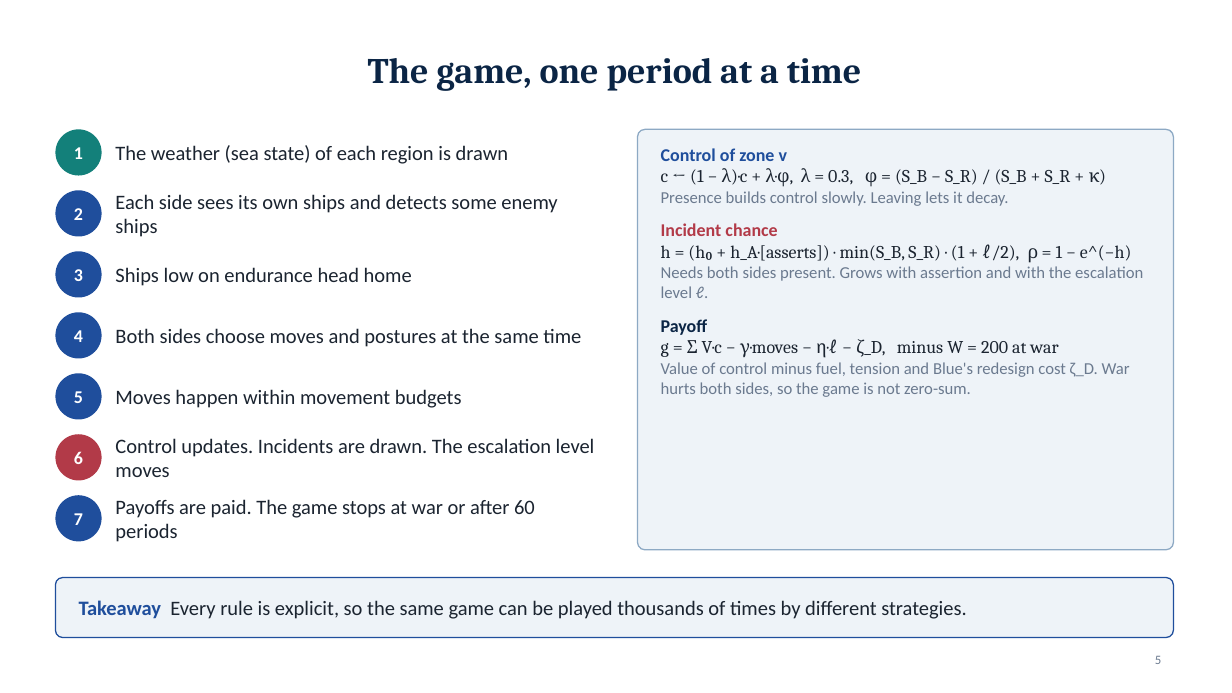
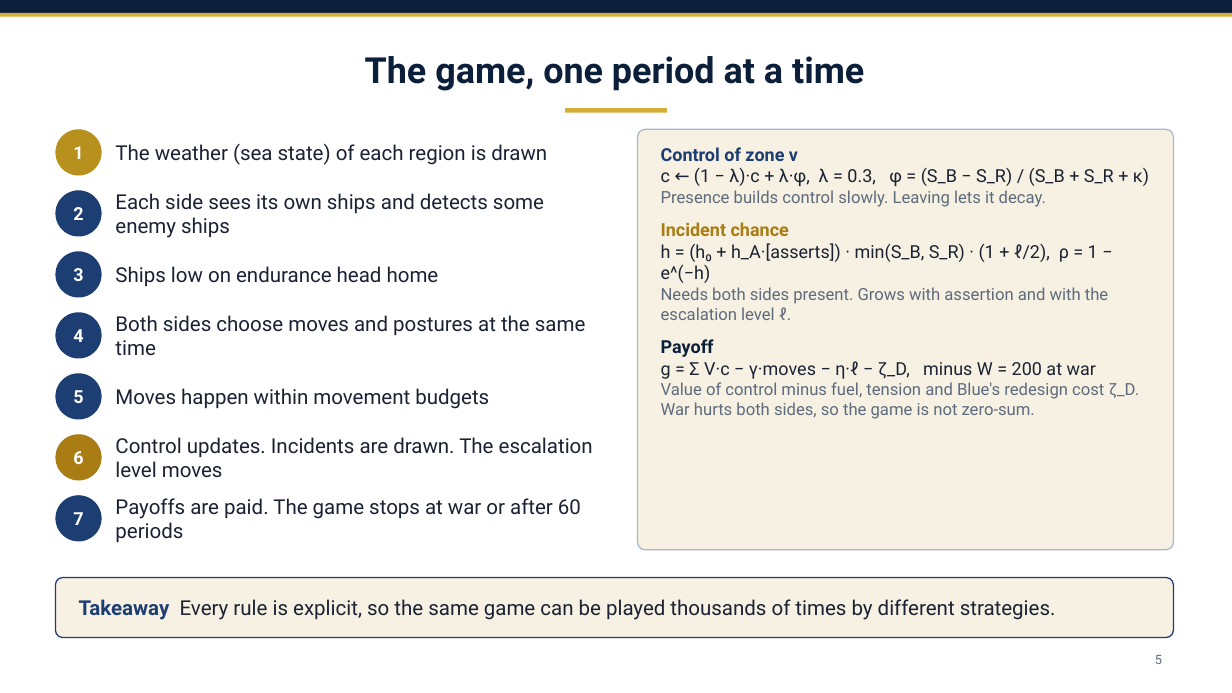
Before and after one commit to draggin-anchor/6.S974-Wargaming-Term-Project, a slide deck: slide 5 of deliverables/02-workshop1-slides.pptx. Drawn at 1232x693 pixels with LibreOffice and Linux fonts; fonts in the diff are those of the drawing. Boxes give left, top, right and bottom in pixels: in the first picture for what was removed or moved away, otherwise in the second. Text is boxed around its words. In the diff, an @@ line names an element or a change of style, - is before the commit and + after.

Commit message:
Workshop 1 slides: navy and gold theme, Franklin Gothic, destroyer title photo
Title photo is USS Kidd (DDG 100) underway in the Pacific, U.S. Navy photo 110518-N-OI955-090 (public domain).

```diff
--- a/deliverables/02-workshop1-slides.pptx
+++ b/deliverables/02-workshop1-slides.pptx
@@ rectangle added at box(0, 0, 1232, 13), fill #0B1F3A @@
@@ rectangle added at box(0, 13, 1232, 17), fill #D4AF37 @@
@@ title "The game, one period at ..." at box(365, 56, 864, 91): font Cambria to Roboto, text colour #0B2545 to #0B1F3A @@
@@ rectangle added at box(566, 108, 667, 113), fill #D4AF37 @@
@@ ellipse at box(55, 129, 102, 176): fill #13807A to #B8901E @@
@@ rounded rectangle at box(638, 129, 1174, 550): fill #EEF3F8 to #F6F1E2; outline #8DA9C4 1 pt to #A9B8CC 1 pt @@
@@ text "Control of zone v" at box(661, 147, 1149, 419): font Calibri to Roboto in "Control of zone v", "Presence builds control slowly. Leaving lets it ...", "Incident chance", "Needs both sides present. Grows with assertion ..." and 2 more places; text colour #1F4E9C to #1D3E72 in "Control of zone v"; font Cambria to Roboto, text colour #1B2430 to #1A2233 in "c ← (1 − λ)·c + λ·φ, ...", "h = (h₀ + h_A·[asserts]) · min(S_B, ...", "g = Σ V·c − γ·moves − ..."; text colour #6B7A8F to #5E6B7D in "Presence builds control slowly. Leaving lets it ...", "Needs both sides present. Grows with assertion ...", "Value of control minus fuel, tension and ..."; text colour #B23A48 to #A97C14 in "Incident chance"; text colour #0B2545 to #0B1F3A in "Payoff" @@
@@ ellipse at box(55, 434, 102, 481): fill #B23A48 to #A97C14 @@
@@ font Calibri to Roboto in 7 elements at box(73, 146, 83, 159), box(73, 207, 83, 220), box(73, 268, 83, 281), box(73, 329, 83, 342), box(73, 390, 83, 403), box(73, 451, 83, 464), box(73, 512, 83, 525) @@
@@ fill #1F4E9C to #1D3E72 in 5 elements at box(55, 190, 102, 237), box(55, 251, 102, 298), box(55, 312, 102, 359), box(55, 373, 102, 420), box(55, 495, 102, 542) @@
@@ font Calibri to Roboto, text colour #1B2430 to #1A2233 in 7 elements at box(115, 144, 547, 165), box(115, 193, 544, 238), box(115, 266, 439, 286), box(115, 315, 585, 355), box(115, 388, 489, 409), box(115, 437, 593, 478), box(115, 498, 581, 542) @@
@@ rounded rectangle at box(55, 578, 1174, 638): fill #EEF3F8 to #F6F1E2; outline #1F4E9C 1 pt to #1D3E72 1 pt @@
@@ text "Takeaway Every rule is explicit, ..." at box(79, 599, 1056, 620): font Calibri to Roboto, text colour #1B2430 to #1A2233; text colour #1F4E9C to #1D3E72 in "Takeaway" @@
@@ page number at box(1155, 655, 1162, 664): font Calibri to Roboto, text colour #6B7A8F to #5E6B7D @@
```
Also in this commit, not shown: 12 other slides changed, 2 other files.
